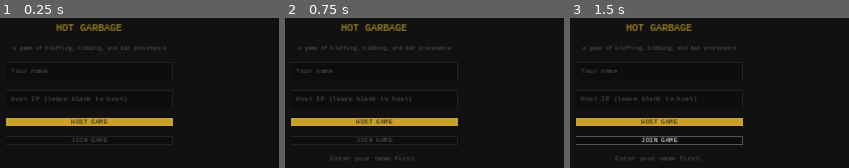
Above: before the commit, frames 1-3 (left to right).
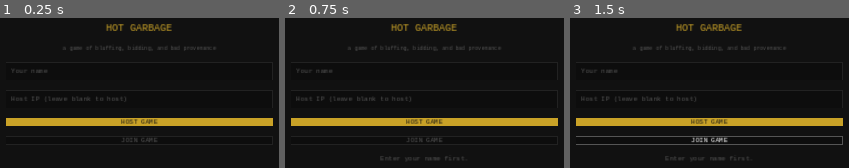
Above: after the commit, the same moments.

Repository: kevinBlum/hot-garbage
Game: Godot game, scene res://src/scenes/main_menu.tscn
The game is run twice, just before and just after one commit, with the same random seed, the same clock (stepped at 60 frames per second) and the same inputs.
Inputs:
- Up to frame 1 (0.25 s): no input
- Up to frame 2 (0.75 s): click "HOST GAME" at 0.5 s
- Up to frame 3 (1.5 s): click "JOIN GAME" at 1.25 s

The runs differ from the first frame. In frame 1, 4.7% of the frame differs, in the area x 5-98%, y 4-83%; in frame 2, 4.9%; in frame 3, 5.8%, in the area x 5-98%, y 4-96%.

Commit message:
feat: expand menu VBox sizes for 1920x1080 canvas

Diff:
--- a/hot-garbage-godot/src/scenes/lobby.gd
+++ b/hot-garbage-godot/src/scenes/lobby.gd
@@ -18,7 +18,7 @@
 
 	var vbox := VBoxContainer.new()
 	vbox.set_anchors_preset(Control.PRESET_CENTER)
-	vbox.custom_minimum_size = Vector2(420, 420)
+	vbox.custom_minimum_size = Vector2(640, 520)
 	vbox.add_theme_constant_override("separation", _UITheme.GAP * 2)
 	add_child(vbox)
 
--- a/hot-garbage-godot/src/scenes/main_menu.gd
+++ b/hot-garbage-godot/src/scenes/main_menu.gd
@@ -16,7 +16,7 @@
 
 	var vbox := VBoxContainer.new()
 	vbox.set_anchors_preset(Control.PRESET_CENTER)
-	vbox.custom_minimum_size = Vector2(400, 320)
+	vbox.custom_minimum_size = Vector2(640, 480)
 	vbox.add_theme_constant_override("separation", _UITheme.GAP * 2)
 	add_child(vbox)
 
